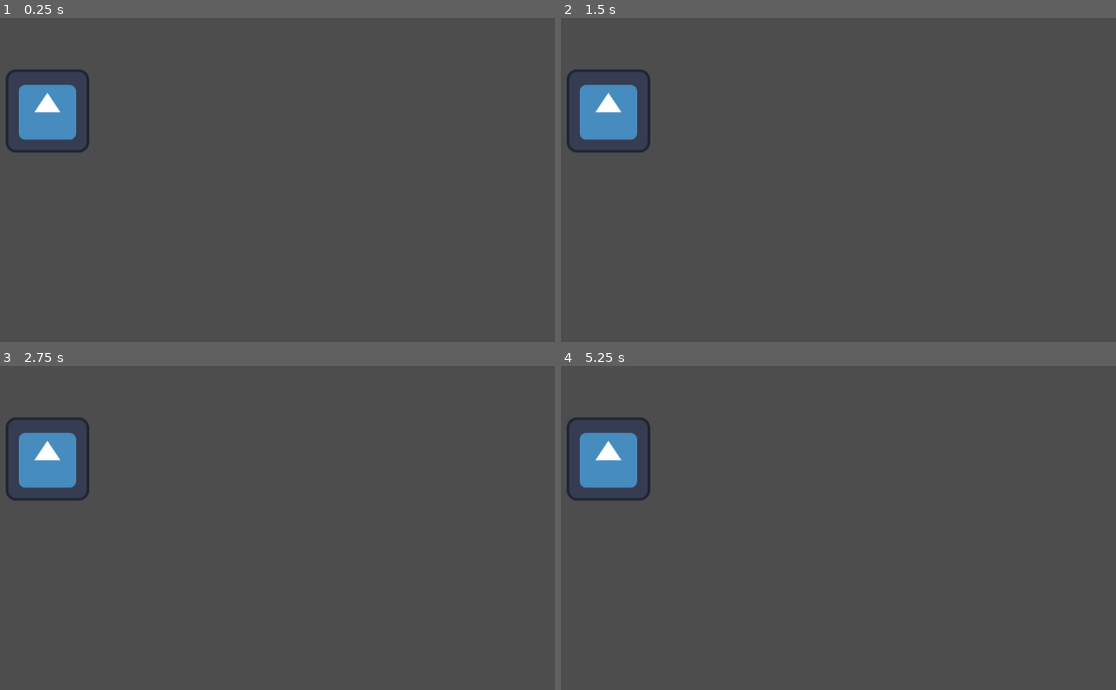
Above: before the commit, frames 1-4 (two rows, left to right).
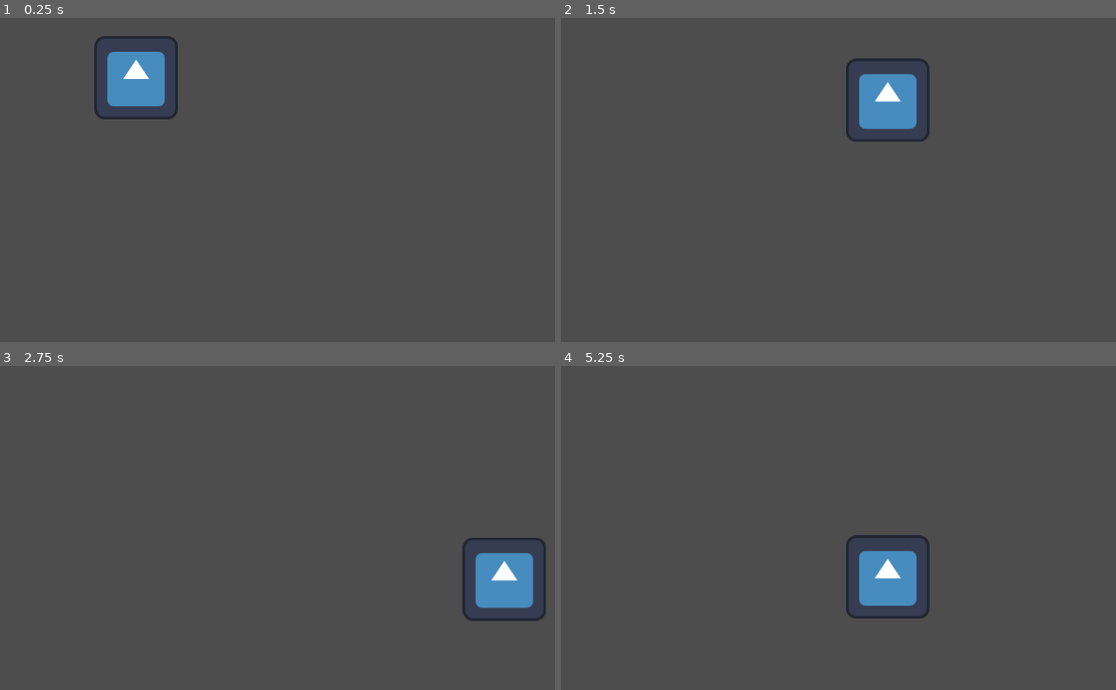
Above: after the commit, the same moments.

Repository: yehorscode/sacrifice
Game: Godot game, scene res://node_2d.tscn
Same seed, same stepped clock (60 frames per second), same inputs: the game is played once before the commit and once after it. Before the commit the project has no main scene; this scene is started directly in both runs. The engine's default icon, where the game draws it, is replaced by a stand-in: a white triangle on a blue panel in a dark square.
Inputs:
- Up to frame 1 (0.25 s): no input
- Up to frame 2 (1.5 s): tap Enter at 0.5 s; hold D (D_Right, bound only after the commit) 0.53-1.28 s; tap W (W_Foward, bound only after the commit) at 0.6, 1.35 s; hold S (S_Backwards, bound only after the commit) from 1.28 s (still down)
- Up to frame 3 (2.75 s): release S (S_Backwards, bound only after the commit) at 2.03 s; hold D (D_Right, bound only after the commit) from 2.03 s (still down); tap W (W_Foward, bound only after the commit) at 2.1 s
- Up to frame 4 (5.25 s): tap W (W_Foward, bound only after the commit) every 0.75 s from 2.85 to 5.1 s; tap Space at 3.5 s; release D (D_Right, bound only after the commit) at 3.53 s; hold A (A_Left, bound only after the commit) 3.53-5.03 s; hold S (S_Backwards, bound only after the commit) from 5.03 s (still down)

The runs differ from the first frame. In frame 1, 4.5% of the frame differs, in the area x 1-33%, y 5-42%; in frame 2, 4.6%, in the area x 1-67%, y 12-42%; in frame 3, 4.5%; in frame 4, 4.6%.

Commit message:
Character movment
added basic character movment

Diff:
--- /dev/null
+++ b/character_body_2d.gd
@@ -0,0 +1,11 @@
+extends CharacterBody2D
+
+@export var speed = 400
+
+func get_input():
+	var input_direction = Input.get_vector("A_Left", "D_Right", "W_Foward", "S_Backwards")
+	velocity = input_direction * speed
+
+func _physics_process(delta):
+	get_input()
+	move_and_slide()
--- a/node_2d.tscn
+++ b/node_2d.tscn
@@ -1,9 +1,20 @@
-[gd_scene load_steps=2 format=3 uid="uid://c3llcj7nmrpov"]
+[gd_scene load_steps=4 format=3 uid="uid://c3llcj7nmrpov"]
 
+[ext_resource type="Script" uid="uid://nhfbd6b5kkwr" path="res://character_body_2d.gd" id="1_0e48y"]
 [ext_resource type="Texture2D" uid="uid://x75lm0jwyta2" path="res://icon.svg" id="1_wtcfe"]
+
+[sub_resource type="RectangleShape2D" id="RectangleShape2D_epypp"]
+size = Vector2(126, 127)
 
 [node name="Node2D" type="Node2D"]
 
-[node name="Sprite2D" type="Sprite2D" parent="."]
-position = Vector2(374, 293)
+[node name="CharacterBody2D" type="CharacterBody2D" parent="."]
+script = ExtResource("1_0e48y")
+
+[node name="Sprite2D" type="Sprite2D" parent="CharacterBody2D"]
+position = Vector2(510, 242)
 texture = ExtResource("1_wtcfe")
+
+[node name="CollisionShape2D" type="CollisionShape2D" parent="CharacterBody2D"]
+position = Vector2(510, 242.5)
+shape = SubResource("RectangleShape2D_epypp")
--- a/project.godot
+++ b/project.godot
@@ -11,8 +11,32 @@
 [application]
 
 config/name="sacrifice"
+run/main_scene="uid://c3llcj7nmrpov"
 config/features=PackedStringArray("4.5", "Mobile")
 config/icon="res://icon.svg"
+
+[input]
+
+W_Foward={
+"deadzone": 0.2,
+"events": [Object(InputEventKey,"resource_local_to_scene":false,"resource_name":"","device":-1,"window_id":0,"alt_pressed":false,"shift_pressed":false,"ctrl_pressed":false,"meta_pressed":false,"pressed":false,"keycode":0,"physical_keycode":87,"key_label":0,"unicode":119,"location":0,"echo":false,"script":null)
+]
+}
+A_Left={
+"deadzone": 0.2,
+"events": [Object(InputEventKey,"resource_local_to_scene":false,"resource_name":"","device":-1,"window_id":0,"alt_pressed":false,"shift_pressed":false,"ctrl_pressed":false,"meta_pressed":false,"pressed":false,"keycode":0,"physical_keycode":65,"key_label":0,"unicode":97,"location":0,"echo":false,"script":null)
+]
+}
+S_Backwards={
+"deadzone": 0.2,
+"events": [Object(InputEventKey,"resource_local_to_scene":false,"resource_name":"","device":-1,"window_id":0,"alt_pressed":false,"shift_pressed":false,"ctrl_pressed":false,"meta_pressed":false,"pressed":false,"keycode":0,"physical_keycode":83,"key_label":0,"unicode":115,"location":0,"echo":false,"script":null)
+]
+}
+D_Right={
+"deadzone": 0.2,
+"events": [Object(InputEventKey,"resource_local_to_scene":false,"resource_name":"","device":-1,"window_id":0,"alt_pressed":false,"shift_pressed":false,"ctrl_pressed":false,"meta_pressed":false,"pressed":false,"keycode":0,"physical_keycode":68,"key_label":0,"unicode":100,"location":0,"echo":false,"script":null)
+]
+}
 
 [rendering]
 
Not shown, added: character_body_2d.gd.uid
